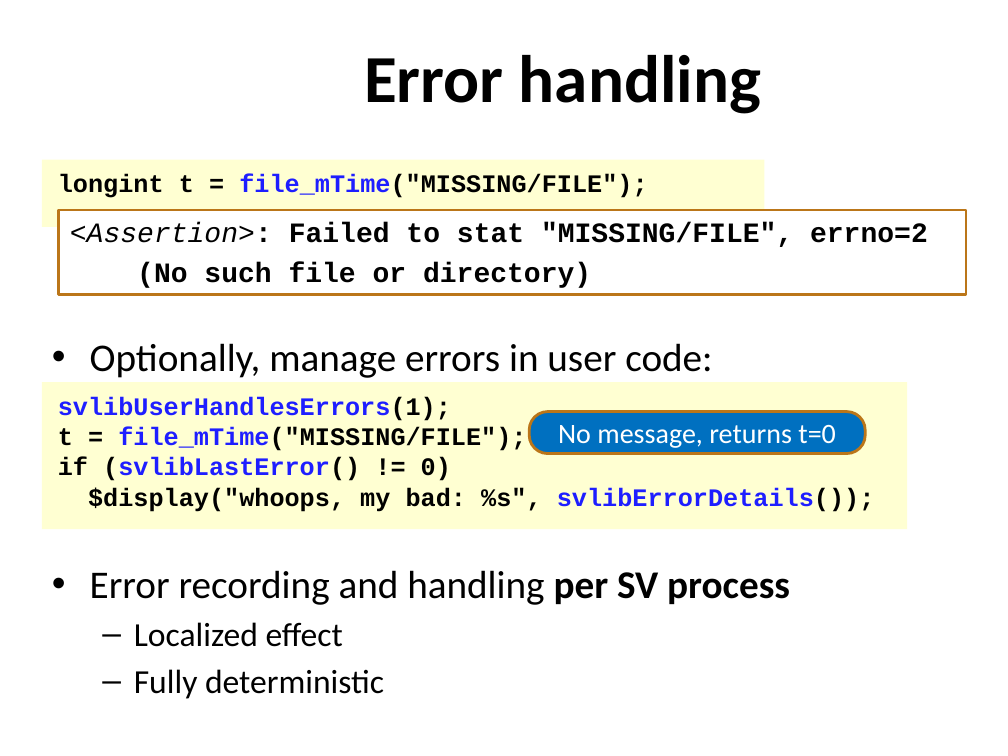
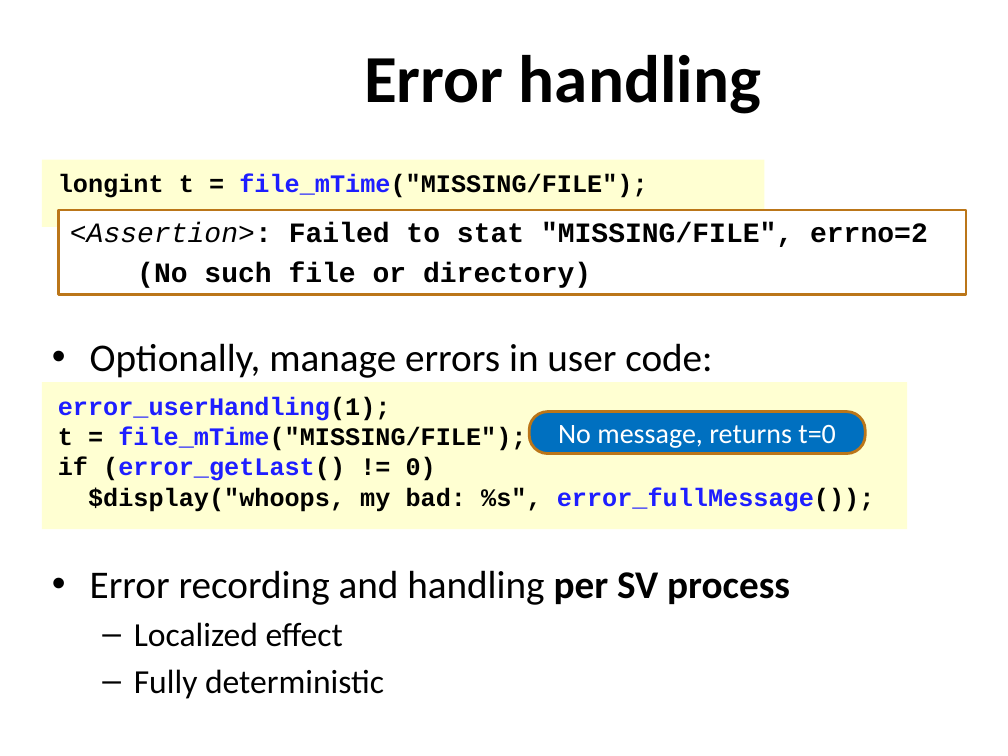
Before and after one commit to xiaoweish/svlib, a slide deck: slide 10 of svlib/doc/163-aq602-draft2.pptm. Drawn at 1008x756 pixels with LibreOffice and Linux fonts; fonts in the diff are those of the drawing; background and template pictures are left out. Boxes give left, top, right and bottom in pixels: in the first picture for what was removed or moved away, otherwise in the second. Text is boxed around its words. In the diff, an @@ line names an element or a change of style, - is before the commit and + after.

```diff
--- a/svlib/doc/163-aq602-draft2.pptm
+++ b/svlib/doc/163-aq602-draft2.pptm
@@ text in rectangle at [58,396,391,421]: text changed @@
-svlibUserHandlesErrors(1);
+error_userHandling(1);
@@ text in rectangle at [58,457,875,512]: text changed @@
-if (svlibLastError() != 0)
-$display("whoops, my bad: %s", svlibErrorDetails());
+if (error_getLast() != 0)
+$display("whoops, my bad: %s", error_fullMessage());
```
Also in this commit, not shown: 5 other slides changed.
